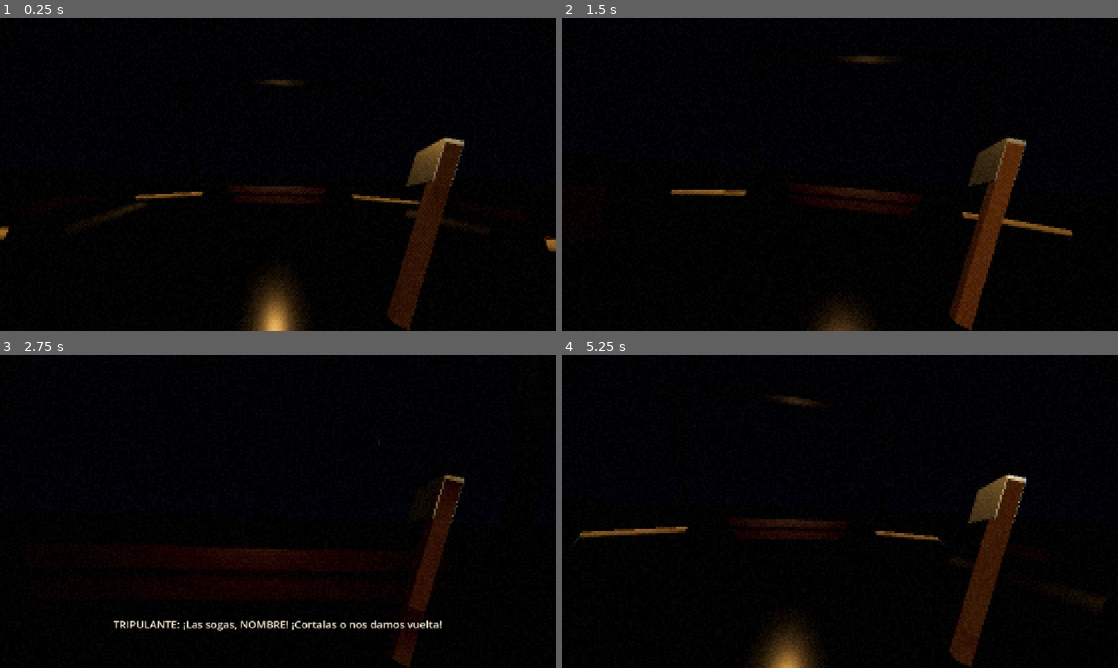
Above: before the commit, frames 1-4 (two rows, left to right).
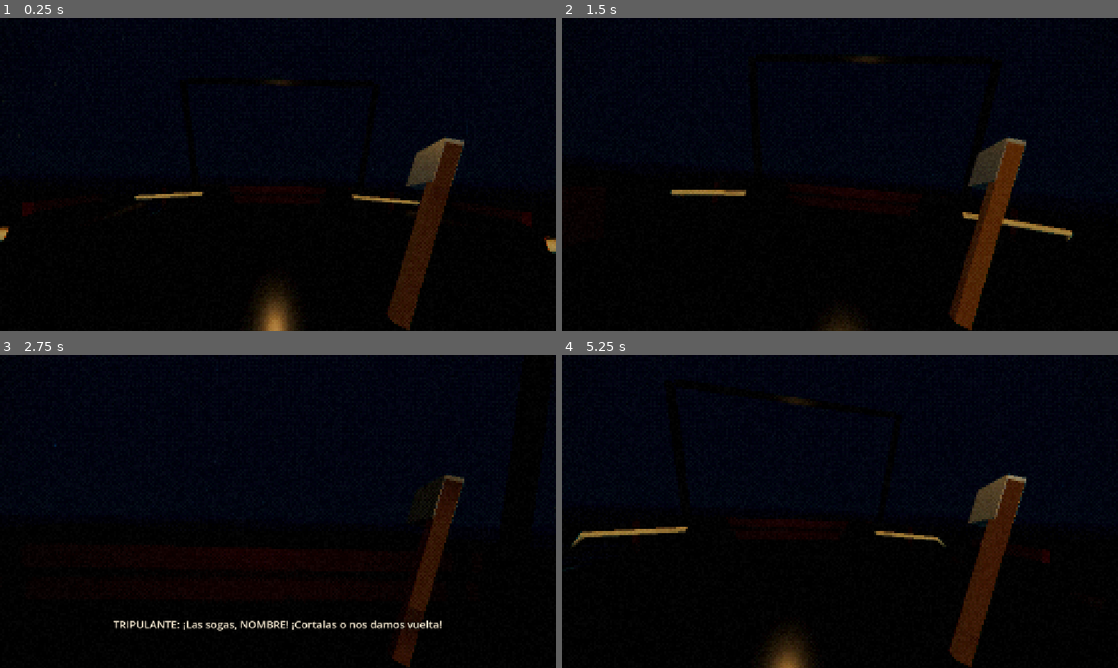
Above: after the commit, the same moments.

Repository: FacuWitt/tp_cved_juego
Game: Godot game, scene res://scenes/memories/memory_4.tscn
The game is run twice, just before and just after one commit, with the same random seed, the same clock (stepped at 60 frames per second) and the same inputs. This scene is started directly instead of the project's main scene.
Inputs (mouse positions are in pixels of both pictures, inside the frame that each line leads up to):
- Up to frame 1 (0.25 s): no input
- Up to frame 2 (1.5 s): tap Enter at 0.5 s; move the mouse to (867, 174) at 0.52 s; press the mouse at (867, 174) at 0.53 s; hold W (move_forward) from 0.53 s (still down); tap Space (jump) at 0.77 s; move the mouse to (812, 174) at 1.27 s; release the mouse at (812, 174) at 1.28 s; tap E (interact) at 1.35 s
- Up to frame 3 (2.75 s): keep holding W (move_forward); tap Space (jump) at 1.52 s; move the mouse to (289, 505) at 2.02 s; hold Shift (sprint) from 2.03 s (still down)
- Up to frame 4 (5.25 s): keep holding W (move_forward); move the mouse to (834, 517) at 2.77 s; release Shift (sprint) at 2.78 s; tap 0 at 2.85 s; tap Space (jump) at 3.02, 3.77, 4.52 s; move the mouse to (878, 514) at 3.52 s; press the mouse at (878, 514) at 3.53 s; tap F10 (debug_restart_memory) at 4.25 s; move the mouse to (795, 508) at 4.27 s; release the mouse at (795, 508) at 4.28 s; tap E (interact) at 4.35 s; move the mouse to (845, 511) at 5.02 s; hold Shift (sprint) from 5.03 s (still down)

The runs differ from the first frame. In frame 1, 1.0% of the frame differs, in the area x 0-100%, y 35-100%; in frame 2, 0.5%; in frame 3, less than 0.1%; in frame 4, 1.0%.

Commit message:
feat(m4): haz de luz visible, niebla, lluvia inclinada y mar iluminado por las luces del barco
Co-Authored-By: Claude Sonnet 5.5 <noreply@anthropic.com>
Claude-Session: https://claude.ai/code/session_01UHLAKF6bBBEfM8DwHwKKJe

Diff:
--- /dev/null
+++ b/assets/shaders/light_beam.gdshader
@@ -0,0 +1,56 @@
+shader_type spatial;
+render_mode blend_add, unshaded, cull_disabled, depth_draw_never, fog_disabled;
+
+// Haz de luz de un reflector: un cono aditivo, más claro en el eje y suave en los bordes,
+// con rayas de lluvia que lo cruzan. El mesh es un cono de altura 1 (el vértice en y = -0.5).
+
+uniform vec3 beam_color : source_color = vec3(1.0, 0.93, 0.8);
+uniform float strength = 0.25;
+uniform float rain_streaks = 0.9;
+uniform vec3 rain_dir = vec3(0.55, -1.0, 0.08);
+uniform float fade_power = 1.4;
+uniform sampler2D depth_tex : hint_depth_texture, repeat_disable, filter_nearest;
+
+varying float v_t;
+varying vec3 v_world;
+
+float hash21(vec2 p) {
+	p = fract(p * vec2(123.34, 456.21));
+	p += dot(p, p + 45.32);
+	return fract(p.x * p.y);
+}
+
+void vertex() {
+	v_t = VERTEX.y + 0.5;
+	v_world = (MODEL_MATRIX * vec4(VERTEX, 1.0)).xyz;
+}
+
+void fragment() {
+	// Bordes suaves: pleno donde miro el cono de frente, nada donde lo rozo.
+	float edge = pow(clamp(abs(dot(normalize(NORMAL), normalize(VIEW))), 0.0, 1.0), 1.6);
+	float along = pow(clamp(1.0 - v_t, 0.0, 1.0), fade_power) * smoothstep(0.0, 0.06, v_t);
+
+	// Rayas de lluvia que caen dentro del haz.
+	vec3 r = normalize(rain_dir);
+	vec3 a = normalize(cross(r, vec3(0.0, 0.0, 1.0)));
+	vec3 b = cross(r, a);
+	vec2 cell_p = vec2(dot(v_world, a), dot(v_world, b)) * 5.0;
+	vec2 cell = floor(cell_p);
+	float h = hash21(cell);
+	float s = dot(v_world, r) * 0.55 + TIME * (5.0 + h * 3.0) + h * 10.0;
+	float f = fract(s);
+	float streak = smoothstep(0.0, 0.04, f) * (1.0 - smoothstep(0.04, 0.4, f));
+	streak *= step(0.55, h);
+	float haze = 0.55 + rain_streaks * streak;
+
+	// No cortar de golpe contra el agua ni contra el casco.
+	float depth = textureLod(depth_tex, SCREEN_UV, 0.0).r;
+#if CURRENT_RENDERER == RENDERER_COMPATIBILITY
+	depth = depth * 2.0 - 1.0;
+#endif
+	vec4 up = INV_PROJECTION_MATRIX * vec4(SCREEN_UV * 2.0 - 1.0, depth, 1.0);
+	float scene_z = up.z / up.w;
+	float soft = clamp((VERTEX.z - scene_z) * 0.35, 0.0, 1.0);
+
+	ALBEDO = beam_color * strength * edge * along * haze * soft;
+}
--- a/assets/shaders/ocean.gdshader
+++ b/assets/shaders/ocean.gdshader
@@ -18,11 +18,13 @@
 uniform float under_flash_strength = 0.12;
 // Cuánto se apaga la superficie cuando se la mira desde arriba hacia abajo (el abismo no refleja nada).
 // Color y fuerza con que el agua devuelve la luz de un reflector (el haz del barco sobre el mar).
-uniform vec3 spot_lit_color : source_color = vec3(0.34, 0.5, 0.56);
-uniform float spot_lit_strength = 1.0;
+uniform vec3 spot_lit_color : source_color = vec3(0.2, 0.52, 0.5);
+uniform float spot_lit_strength = 5.0;
+uniform float spot_glint = 0.5;
 uniform float look_down_black = 0.92;
 
 varying vec3 w_pos;
+varying float v_foam;
 varying float v_crest;
 
 float hash(vec2 p) { return fract(sin(dot(p, vec2(127.1, 311.7))) * 43758.5453); }
@@ -72,6 +74,8 @@
 	float foam_noise = vnoise(w_pos.xz * 0.9 - TIME * 0.35) * 0.65 + vnoise(w_pos.xz * 3.1) * 0.35;
 	float foam = smoothstep(0.78, 1.05, v_crest * 0.5 + foam_noise * 0.62) * foam_amount;
 
+	v_foam = foam / max(foam_amount, 0.001);
+
 	float fres = pow(1.0 - clamp(dot(n, VIEW), 0.0, 1.0), 4.0);
 	// Elevación de la cámara respecto de este punto del agua: 1 = lo miro desde justo arriba.
 	vec3 view_w = normalize((INV_VIEW_MATRIX * vec4(VIEW, 0.0)).xyz);
@@ -101,7 +105,12 @@
 		// Luz direccional (relámpagos): comportamiento habitual.
 		DIFFUSE_LIGHT += ALBEDO * ndl * LIGHT_COLOR * ATTENUATION / PI;
 	} else {
-		// Reflectores: el mar iluminado se lee como una mancha clara sobre el negro.
-		DIFFUSE_LIGHT += spot_lit_color * spot_lit_strength * ndl * LIGHT_COLOR * ATTENUATION / PI;
+		// Luces del barco y reflectores: el mar iluminado se vuelve verde azulado, la espuma
+		// casi blanca, y las crestas brillan como en una foto de noche con un foco.
+		vec3 lit = mix(spot_lit_color, foam_color * 1.5, clamp(v_foam, 0.0, 1.0));
+		DIFFUSE_LIGHT += lit * spot_lit_strength * ndl * LIGHT_COLOR * ATTENUATION / PI;
+		vec3 h = normalize(LIGHT + VIEW);
+		float glint = pow(max(dot(NORMAL, h), 0.0), 40.0);
+		SPECULAR_LIGHT += LIGHT_COLOR * ATTENUATION * glint * spot_glint;
 	}
 }
--- a/scenes/memories/memory_4.tscn
+++ b/scenes/memories/memory_4.tscn
@@ -17,6 +17,7 @@
 [ext_resource type="Shader" uid="uid://dwrobydbliqie" path="res://assets/shaders/ocean.gdshader" id="15_e"]
 [ext_resource type="Shader" uid="uid://b2b1y8wmu64bs" path="res://assets/shaders/giant_wave.gdshader" id="16_e"]
 [ext_resource type="Shader" uid="uid://ga7g8eundkxo" path="res://assets/shaders/rescue_glow.gdshader" id="17_e"]
+[ext_resource type="Shader" path="res://assets/shaders/light_beam.gdshader" id="beam_sh"]
 [ext_resource type="PackedScene" uid="uid://dxq6uxxmwwbww" path="res://scenes/player/player.tscn" id="18_e"]
 
 [sub_resource type="ProceduralSkyMaterial" id="ProceduralSkyMaterial_32_s"]
@@ -26,6 +27,21 @@
 ground_bottom_color = Color(0, 0, 0, 1)
 ground_horizon_color = Color(0.04, 0.05, 0.065, 1)
 ground_curve = 0.05
+
+[sub_resource type="CylinderMesh" id="CylinderMesh_beam"]
+top_radius = 1.0
+bottom_radius = 0.0
+height = 1.0
+radial_segments = 32
+rings = 1
+cap_top = false
+cap_bottom = false
+
+[sub_resource type="ShaderMaterial" id="ShaderMaterial_beam"]
+render_priority = 1
+shader = ExtResource("beam_sh")
+shader_parameter/beam_color = Color(1, 0.93, 0.8, 1)
+shader_parameter/strength = 0.05
 
 [sub_resource type="Sky" id="Sky_33_s"]
 sky_material = SubResource("ProceduralSkyMaterial_32_s")
@@ -42,9 +58,15 @@
 glow_intensity = 0.5
 glow_bloom = 0.05
 fog_enabled = true
-fog_light_color = Color(0.02, 0.03, 0.04, 1)
-fog_density = 0.0042
+fog_light_color = Color(0.045, 0.06, 0.075, 1)
+fog_density = 0.008
 fog_sky_affect = 0.85
+volumetric_fog_enabled = true
+volumetric_fog_density = 0.022
+volumetric_fog_albedo = Color(0.78, 0.84, 0.9, 1)
+volumetric_fog_emission = Color(0.004, 0.006, 0.01, 1)
+volumetric_fog_length = 150.0
+volumetric_fog_ambient_inject = 0.0
 
 [sub_resource type="ShaderMaterial" id="ShaderMaterial_19_s"]
 render_priority = 0
@@ -148,7 +170,7 @@
 
 [sub_resource type="BoxMesh" id="BoxMesh_40_s"]
 uv2_padding = 0.08
-size = Vector3(0.014, 0.55, 0.014)
+size = Vector3(0.012, 0.85, 0.012)
 
 [sub_resource type="ShaderMaterial" id="ShaderMaterial_21_s"]
 render_priority = 0
@@ -445,29 +467,53 @@
 transform = Transform3D(1, 0, 0, 0, 1, 0, 0, 0, 1, 0, 3, -6)
 light_color = Color(1, 0.72, 0.38, 1)
 light_energy = 1.6
+light_specular = 0.25
 omni_range = 13.0
 
 [node name="DeckLampMid" type="OmniLight3D" parent="Ship" unique_id=24230741]
 transform = Transform3D(1, 0, 0, 0, 1, 0, 0, 0, 1, 0, 3.2, 3)
 light_color = Color(1, 0.72, 0.38, 1)
 light_energy = 1.5
+light_specular = 0.25
 omni_range = 13.0
 
 [node name="DeckLampAft" type="OmniLight3D" parent="Ship" unique_id=1299616464]
 transform = Transform3D(1, 0, 0, 0, 1, 0, 0, 0, 1, 0, 5.6, 10.5)
 light_color = Color(1, 0.72, 0.38, 1)
 light_energy = 1.3
+light_specular = 0.25
 omni_range = 12.0
+
+[node name="SeaGlowL" type="OmniLight3D" parent="Ship"]
+transform = Transform3D(1, 0, 0, 0, 1, 0, 0, 0, 1, -6.5, -0.5, 0)
+light_color = Color(0.9, 0.95, 0.85, 1)
+light_energy = 2.2
+light_specular = 0.0
+omni_range = 16.0
+
+[node name="SeaGlowR" type="OmniLight3D" parent="Ship"]
+transform = Transform3D(1, 0, 0, 0, 1, 0, 0, 0, 1, 6.5, -0.5, 0)
+light_color = Color(0.9, 0.95, 0.85, 1)
+light_energy = 2.2
+light_specular = 0.0
+omni_range = 16.0
 
 [node name="Searchlight" type="SpotLight3D" parent="Ship" unique_id=1852308062]
 position = Vector3(0, 10.4, -14)
 rotation_degrees = Vector3(-46, 180, 0)
 light_color = Color(1, 0.95, 0.84, 1)
 light_energy = 2.0
+light_specular = 0.1
 shadow_enabled = true
 spot_range = 170.0
 spot_attenuation = 0.8
 spot_angle = 40.0
+
+[node name="Beam" type="MeshInstance3D" parent="Ship/Searchlight"]
+transform = Transform3D(1, 0, 0, 0, 0, 1, 0, -1, 0, 0, 0, -30)
+cast_shadow = 0
+mesh = SubResource("CylinderMesh_beam")
+surface_material_override/0 = SubResource("ShaderMaterial_beam")
 
 [node name="FloodlightHousing" type="MeshInstance3D" parent="Ship"]
 transform = Transform3D(-1, 0, 0, 0, 0.6946584, -0.7193398, 0, -0.7193398, -0.6946584, 0, 10.4, -14.0)
@@ -585,7 +631,7 @@
 emission_shape = 3
 emission_box_extents = Vector3(22.395, 0.1, 14)
 particle_flag_align_y = true
-direction = Vector3(0.12, -1, 0.05)
+direction = Vector3(0.6, -1, 0.06)
 spread = 0.0
 gravity = Vector3(0, -12, 0)
 initial_velocity_min = 22.0
--- a/scripts/config/memory_4_settings.gd
+++ b/scripts/config/memory_4_settings.gd
@@ -127,7 +127,7 @@
 ## Cuánto gira el barco (de espaldas al jugador, buscando en otra dirección).
 @export_range(0.0, 180.0, 1.0, "suffix:°") var ship_turn: float = 35.0
 ## Intensidad del reflector del barco (se enciende cuando el jugador está en el agua).
-@export_range(0.0, 30.0, 0.5) var searchlight_energy: float = 9.0
+@export_range(0.0, 30.0, 0.5) var searchlight_energy: float = 7.0
 ## Velocidad de barrido del reflector del barco.
 @export_range(0.0, 2.0, 0.05, "suffix:/s") var searchlight_speed: float = 0.35
 
@@ -143,9 +143,16 @@
 ## Separación mínima (además de la apertura del cono) entre el haz y el jugador: así nunca lo encuentra.
 @export_range(0.0, 40.0, 1.0, "suffix:°") var search_safe_margin: float = 12.0
 ## Inclinación del haz de búsqueda sobre el mar.
-@export_range(-30.0, 0.0, 0.5, "suffix:°") var search_pitch: float = -5.0
+@export_range(-30.0, 0.0, 0.5, "suffix:°") var search_pitch: float = -10.0
 ## Segundos que tarda el reflector en pasar de la cubierta a barrer el mar.
 @export_range(0.5, 8.0, 0.1, "suffix:s") var search_turn_time: float = 2.5
+
+## Largo visible del haz de luz (el cono luminoso en el aire).
+@export_range(10.0, 150.0, 1.0, "suffix:m") var beam_length: float = 70.0
+## Visibilidad del haz sobre la cubierta (muy sutil).
+@export_range(0.0, 1.0, 0.01) var beam_strength_deck: float = 0.05
+## Visibilidad del haz mientras busca en el mar.
+@export_range(0.0, 1.0, 0.01) var beam_strength_search: float = 0.3
 
 @export_group("Oscuridad bajo el agua")
 ## Ángulo hacia abajo desde el cual empieza a oscurecerse la parte baja de la pantalla.
--- a/scripts/memories/memory_4_accident.gd
+++ b/scripts/memories/memory_4_accident.gd
@@ -94,6 +94,7 @@
 	searchlight.light_energy = settings.deck_floodlight_energy
 	searchlight.spot_angle = settings.deck_floodlight_angle
 	searchlight.rotation_degrees = Vector3(settings.deck_floodlight_pitch, 180.0, 0.0)
+	_update_beam(0.0)
 	lightning.start()
 	_say_intro()
 
@@ -147,7 +148,24 @@
 			deg_to_rad(lerpf(settings.deck_floodlight_pitch, settings.search_pitch, blend)),
 			local_yaw, 0.0)
 		searchlight.spot_angle = cone
+		_update_beam(blend)
 		searchlight.light_energy = lerpf(settings.deck_floodlight_energy, settings.searchlight_energy, blend)
+
+
+## Cono de luz visible del reflector: sigue la apertura y se hace más presente al buscar.
+func _update_beam(blend: float) -> void:
+	var beam: MeshInstance3D = searchlight.get_node_or_null("Beam") as MeshInstance3D
+	if beam == null:
+		return
+	var length: float = settings.beam_length
+	var radius: float = tan(deg_to_rad(searchlight.spot_angle)) * length
+	# El cono del mesh mide 1 de alto: se gira para apuntar hacia -Z y se escala al largo del haz.
+	beam.transform = Transform3D(
+		Basis(Vector3.RIGHT, -PI * 0.5) * Basis.from_scale(Vector3(radius, length, radius)),
+		Vector3(0.0, 0.0, -length * 0.5))
+	var material: ShaderMaterial = beam.get_surface_override_material(0) as ShaderMaterial
+	if material != null:
+		material.set_shader_parameter("strength", lerpf(settings.beam_strength_deck, settings.beam_strength_search, blend))
 
 
 ## Última posición firme en cubierta y detección de caída por un costado abierto.
Not shown, changed: CHANGELOG.md
